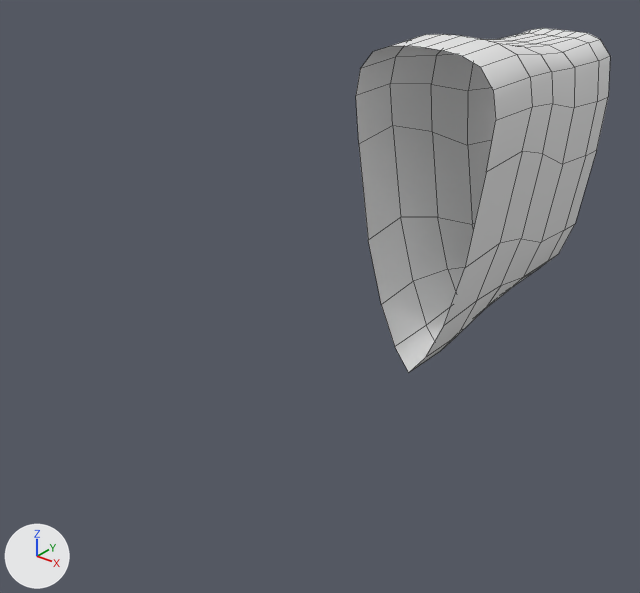
Renders of the FBX model Assets/Art/Models/Sleeve.fbx from each side of a commit.
One viewpoint serves both versions: a 50 mm lens placed at (6.91, -16.6, 3.27), pointed at (-0.67, -7.13, -2.6). Arrows for +X, +Y and +Z are at lower left; the lights stay in place. Mesh edges are drawn as thin lines. Where no turn or scale is listed for an object, it has been applied to the vertices.

In view in the first picture: 'Sleeve'.
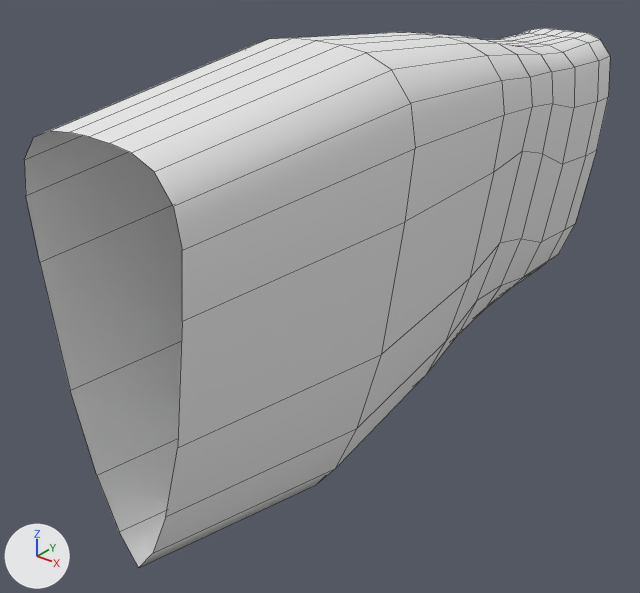
Where the newer file only moved an object's origin or applied its transform, the numbers keep the older frame.

Pixel boxes (x1, y1, x2, y2) of what changed, in the pictures (640 x 593 px):
'Sleeve', reshaped (130% wider, 57% taller): before (356, 28, 610, 372); after (25, 28, 610, 567)
part 1 of me_cube_008, built on: before (356, 34, 529, 372); after (25, 32, 529, 567)

The edits, one by one:
me_cube_008 is used by ob_sleeve; location (0.0, 0.0, 0.0).
me_cube_008 had 120 vertices, 100 faces and spanned x -1.26..1.26, y -5.57..-0.84, z -4.45..0.98.
me_cube_008 now has 160 vertices, 140 faces and spans x -1.5..1.5, y -11.5..-0.84, z -5.25..1.38.
Part 1, on me_cube_008:
20 vertices move from x -1.21..1.21, y -5.57, z -4.41..0.95 to x -1.33..1.33, y -5.57, z -4.78..1.14.
40 vertices are added at x -1.5..1.5, y -11.5..-8.06, z -5.25..1.38.
40 new faces join them.
